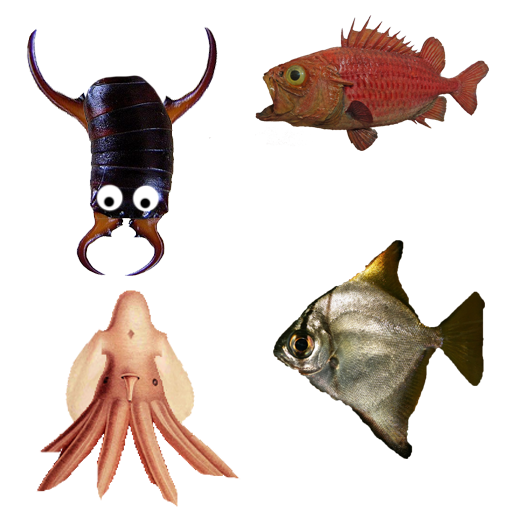
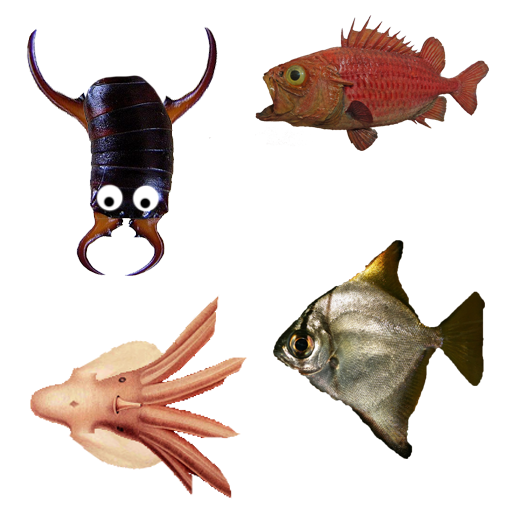
Revision of a layered 512 x 512 image; what changed, layer by layer:
painted on "Layer 4" over (30, 290, 247, 507)
